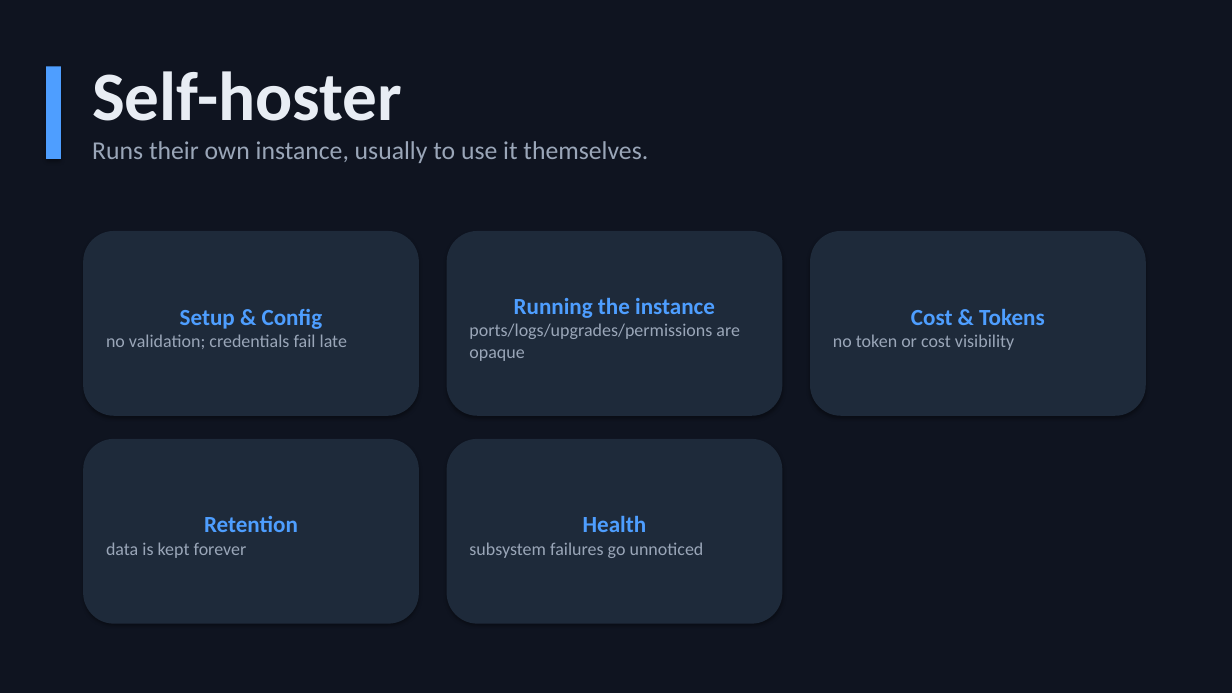
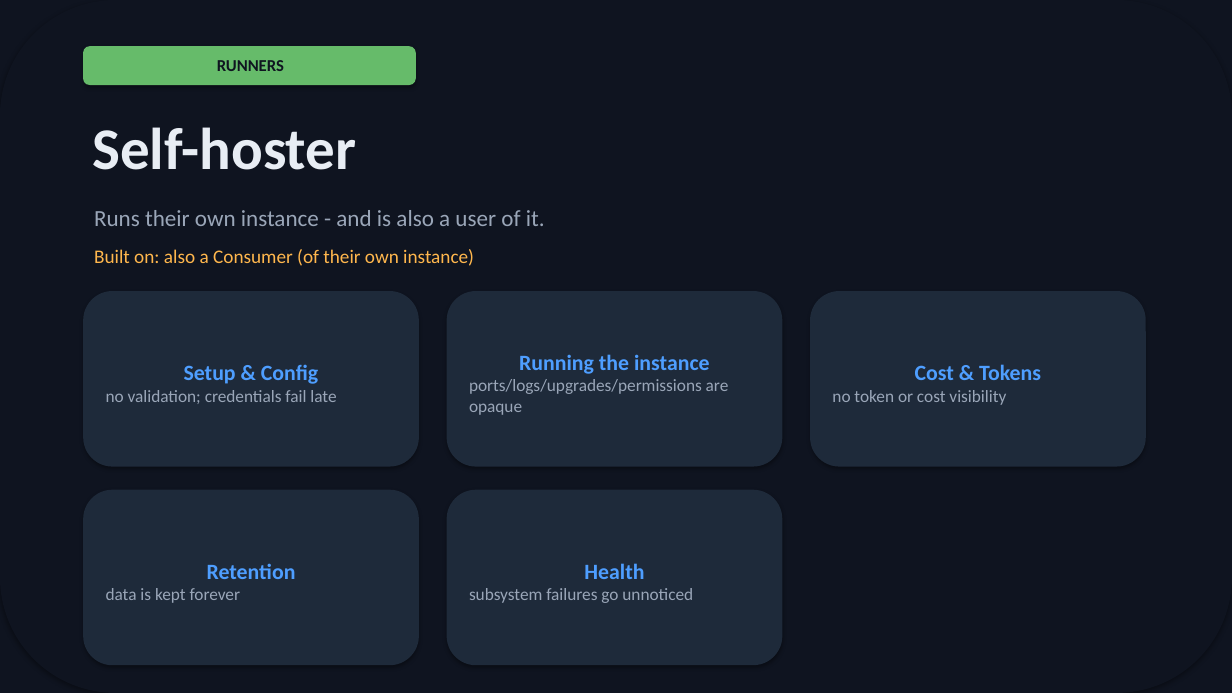
Before and after one commit to michaelatamuk/openjiuwen-jiuwenswarm, a slide deck: slide 3 of docs-michael/usability/slides/personas-deck.pptx. Drawn at 1232x693 pixels with LibreOffice and Linux fonts; fonts in the diff are those of the drawing. Boxes give left, top, right and bottom in pixels: in the first picture for what was removed or moved away, otherwise in the second. Text is boxed around its words. In the diff, an @@ line names an element or a change of style, - is before the commit and + after.

```diff
--- a/docs-michael/usability/slides/personas-deck.pptx
+++ b/docs-michael/usability/slides/personas-deck.pptx
@@ rounded rectangle at [0,0,1232,693]: rectangle to rounded rectangle @@
@@ rounded rectangle added at [83,46,416,85], fill #66BB6A, 13 pt, text #0F1420, bold @@
+RUNNERS
@@ rectangle removed at [46,67,61,159] @@
@@ text "Self-hoster": place and size @@
-text "Self-hoster" at [92,71,648,163]
+text "Self-hoster" at [92,127,356,170]
@@ text "Self-hoster" at [92,127,356,170]: size 54 to 46 pt @@
@@ text at [92,141,648,163]: paragraph removed @@
-Runs their own instance, usually to use it themselves.
@@ text added at [94,210,545,226], 18 pt, text #9AA6B8 @@
+Runs their own instance - and is also a user of it.
@@ text added at [94,249,474,266], 15 pt, text #FFB74D @@
+Built on: also a Consumer (of their own instance)
@@ rounded rectangle "Setup & Config": place and size @@
-rounded rectangle "Setup & Config" at [83,231,419,416]
+rounded rectangle "Setup & Config" at [83,291,419,467]
@@ rounded rectangle "Setup & Config" at [83,291,419,467]: size 18 to 17 pt in "Setup & Config"; size 14 to 13.5 pt in "no validation; credentials fail late" @@
@@ rounded rectangle "Running the instance": place and size @@
-rounded rectangle "Running the instance" at [446,231,782,416]
+rounded rectangle "Running the instance" at [446,291,782,467]
@@ rounded rectangle "Running the instance" at [446,291,782,467]: size 18 to 17 pt in "Running the instance"; size 14 to 13.5 pt in "ports/logs/upgrades/permissions are opaque" @@
@@ rounded rectangle "Cost & Tokens": place and size @@
-rounded rectangle "Cost & Tokens" at [811,231,1146,416]
+rounded rectangle "Cost & Tokens" at [811,291,1146,467]
@@ rounded rectangle "Cost & Tokens" at [811,291,1146,467]: size 18 to 17 pt in "Cost & Tokens"; size 14 to 13.5 pt in "no token or cost visibility" @@
@@ rounded rectangle "Retention": place and size @@
-rounded rectangle "Retention" at [83,439,419,624]
+rounded rectangle "Retention" at [83,490,419,665]
@@ rounded rectangle "Retention" at [83,490,419,665]: size 18 to 17 pt in "Retention"; size 14 to 13.5 pt in "data is kept forever" @@
@@ rounded rectangle "Health": place and size @@
-rounded rectangle "Health" at [446,439,782,624]
+rounded rectangle "Health" at [446,490,782,665]
@@ rounded rectangle "Health" at [446,490,782,665]: size 18 to 17 pt in "Health"; size 14 to 13.5 pt in "subsystem failures go unnoticed" @@
```
Also in this commit, not shown: 9 other slides changed, 2 slides added, 5 other files.
